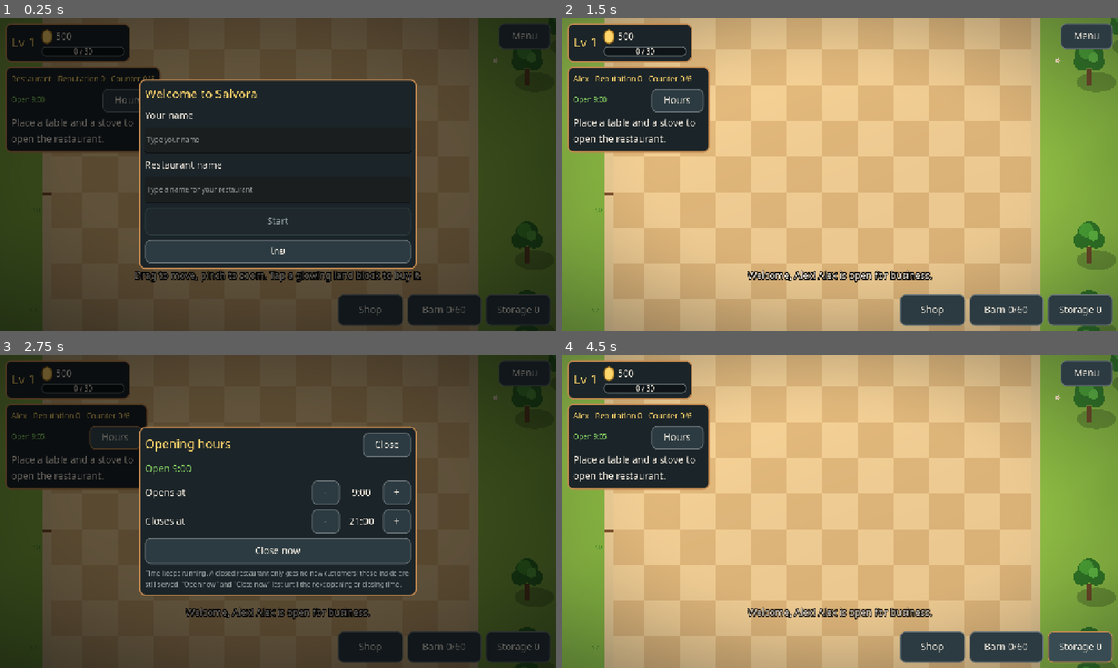
Above: before the commit, frames 1-4 (two rows, left to right).
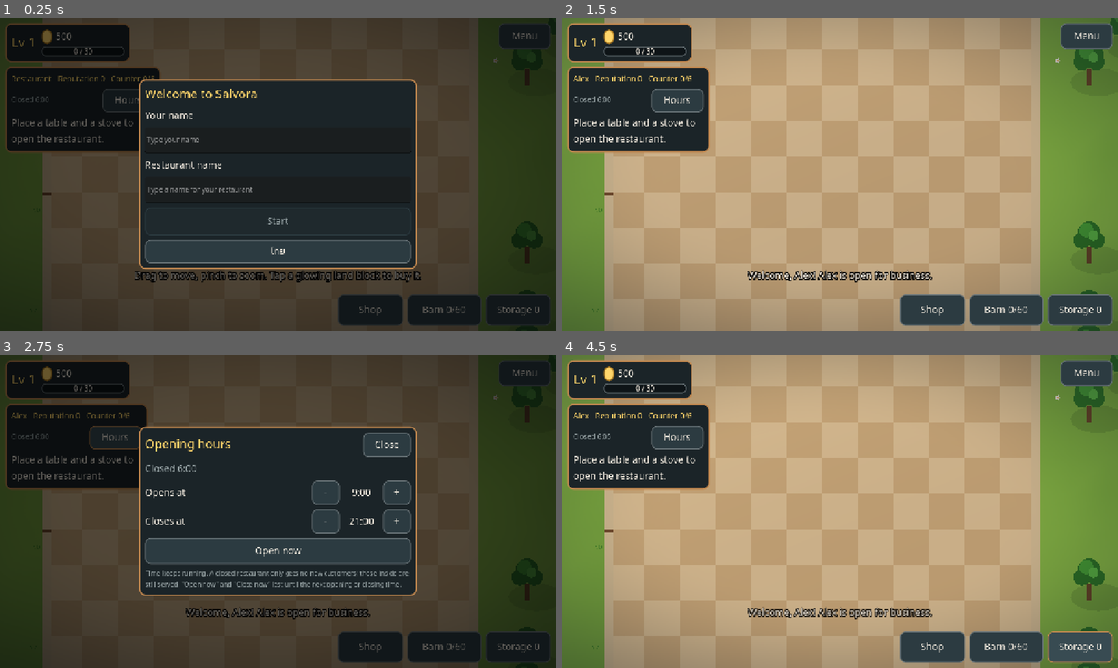
Above: after the commit, the same moments.

Repository: sakagitnat/My-game
Game: Godot game, scene res://scenes/world.tscn
The game is run twice, just before and just after one commit, with the same random seed, the same clock (stepped at 60 frames per second) and the same inputs.
Inputs (mouse positions are in pixels of both pictures, inside the frame that each line leads up to):
- Up to frame 1 (0.25 s): no input
- Up to frame 2 (1.5 s): click (840, 140) at 0.52 s; type "Alex" at 0.6 s; click (840, 190) at 0.75 s; type "Alex" at 0.83 s; click "Start" at 1.25 s
- Up to frame 3 (2.75 s): click "Hours" at 2 s
- Up to frame 4 (4.5 s): click "Shop" at 2.75 s; click "Barn 0/60" at 3.5 s; click "Storage 0" at 4.25 s

The runs differ from the first frame. In frame 1, less than 0.1% of the frame differs, in the area x 2-9%, y 25-27%; in frame 2, 71%, in the area x 2-100%, y 0-100%; in frame 3, 0.2%; in frame 4, 68%.

Commit message:
WIP (ยังไม่ทดสอบครบ ยังไม่เปิด PR): เกมใหม่เริ่ม 6:00 ร้านเปิด 9:00, ข้อความร้านปิด, เทสต์ shop_hours, แก้เทสต์ restaurant ให้ตั้งเวลา 9:30
Co-Authored-By: Claude Sonnet 5.5 <noreply@anthropic.com>
Claude-Session: https://claude.ai/code/session_017R2xVMGFyizhgT3oNq3RGh

Diff:
--- a/data/strings.json
+++ b/data/strings.json
@@ -95,7 +95,7 @@
 	"BTN_OPEN_NOW": {"en": "Open now", "th": "เปิดร้านทันที"},
 	"BTN_CLOSE_NOW": {"en": "Close now", "th": "ปิดร้านทันที"},
 	"HOURS_NOTE": {"en": "Time keeps running. A closed restaurant only gets no new customers; those inside are still serve …(249 unchanged characters)…
-	"REST_CLOSED_WAIT": {"en": "Closed: no new customers.", "th": "ร้านปิดอยู่ ไม่มีลูกค้าใหม่"},
+	"REST_CLOSED_WAIT": {"en": "Closed: no new customers until %s.", "th": "ร้านปิดอยู่ ไม่มีลูกค้าใหม่ จนถึง %s"},
 	"REST_WAITING": {"en": "Waiting for customers...", "th": "รอลูกค้า..."},
 	"BTN_SERVE": {"en": "Serve", "th": "เสิร์ฟ"},
 	"BTN_COOK": {"en": "Cook", "th": "ทำอาหาร"},
--- a/scripts/autoload/game_state.gd
+++ b/scripts/autoload/game_state.gd
@@ -75,7 +75,6 @@
 	inventory = Inventory.new(60)
 	stash.clear()
 	day_clock.reset()
-	day_clock.start_new_game()
 	shop_hours.reset()
 	player_name = ""
 	restaurant_name = ""
--- a/scripts/core/day_clock.gd
+++ b/scripts/core/day_clock.gd
@@ -25,12 +25,6 @@
 func reset() -> void:
 	t = 0.0
 	days = 0
-
-# A new game begins at 9:00 (the restaurant's default opening hour), not at the start of the morning.
-const NEW_GAME_HOUR := 9.0
-
-func start_new_game() -> void:
-	t = (NEW_GAME_HOUR - START_HOUR) / 24.0 + 0.0005
 
 func tick(delta: float) -> void:
 	t += delta * speed / DAY_SECONDS
--- a/scripts/ui/hud.gd
+++ b/scripts/ui/hud.gd
@@ -400,7 +400,7 @@
 		rest_body.add_child(ready)
 	if r.customers.is_empty():
 		var wait := Label.new()
-		wait.text = Loc.t("REST_WAITING") if is_open else Loc.t("REST_CLOSED_WAIT")
+		wait.text = Loc.t("REST_WAITING") if is_open else Loc.t("REST_CLOSED_WAIT") % ("%d:00" % GameState.shop_hours.open_hour)
 		wait.add_theme_color_override("font_color", UiTheme.MUTED)
 		rest_body.add_child(wait)
 	for c in r.customers:
--- a/tests/restaurant.gd
+++ b/tests/restaurant.gd
@@ -27,6 +27,7 @@
 	DirAccess.remove_absolute(ProjectSettings.globalize_path(gs.save_path))
 	gs.autosave = false
 	gs.reset()
+	gs.day_clock.t = 3.5 / 24.0   # 9:30: the restaurant is open (it opens at 9:00)
 	gs.level = 10
 	gs.coins = 5000
 	gs.clock_override = 1000.0
--- /dev/null
+++ b/tests/shop_hours.gd
@@ -0,0 +1,110 @@
+extends SceneTree
+
+# Opening hours: customers only come while the restaurant is open; time keeps running either way.
+var failures := 0
+
+func check(cond: bool, label: String) -> void:
+	if not cond:
+		failures += 1
+		printerr("FAIL: ", label)
+
+func _initialize() -> void:
+	call_deferred("run")
+
+func run() -> void:
+	# the schedule
+	var h := ShopHours.new()
+	check(h.open_hour == 9 and h.close_hour == 21, "default hours are 9:00 to 21:00")
+	check(not h.scheduled_open(8.9) and h.scheduled_open(9.0) and h.scheduled_open(20.9) and not h.scheduled_open(21.0), "open from 9:00 up to 21:00")
+	check(h.scheduled_open(8.9995 + 0.0004) , "a clock float a hair under 9:00 still counts as open")
+
+	# close now: lasts until the schedule next changes
+	h.force(false, 10.0)
+	check(not h.is_open(12.0) and not h.is_open(20.5), "close now keeps it closed while the schedule still says open")
+	h.refresh(21.5)
+	check(h.override == "" and not h.is_open(21.5), "the override ends when the schedule closes")
+	check(h.is_open(9.5), "next morning it opens by itself")
+
+	# open now: lasts until the schedule next changes
+	h.reset()
+	h.force(true, 7.0)
+	check(h.is_open(8.0), "open now opens it before the opening hour")
+	h.refresh(9.5)
+	check(h.override == "" and h.is_open(9.5), "at 9:00 the schedule takes over (still open)")
+	check(not h.is_open(22.0), "and it closes at 21:00 as scheduled")
+
+	# setting the hours
+	h.reset()
+	h.set_hours(10, 10, 12.0)
+	check(h.open_hour == 10 and h.close_hour == 11, "at least one hour open")
+	h.set_hours(23, 23, 12.0)
+	check(h.open_hour == 23 and h.close_hour == 24, "latest opening is 23:00, closing is 24:00 at most")
+	h.set_hours(-5, 99, 12.0)
+	check(h.open_hour == 0 and h.close_hour == 24, "hours are clamped to the day")
+	h.reset()
+	h.force(false, 10.0)
+	h.set_hours(9, 12, 13.0)   # the schedule now says closed at 13:00, unlike when it was forced
+	check(h.override == "", "changing the hours so the schedule moves past an override ends it")
+
+	# saving
+	h.reset()
+	h.set_hours(8, 20, 7.0)
+	h.force(true, 7.0)
+	var h2 := ShopHours.new()
+	h2.load_dict(h.to_dict())
+	check(h2.open_hour == 8 and h2.close_hour == 20 and h2.override == "open" and h2.is_open(7.5), "hours and override survive a save")
+	var bad := ShopHours.new()
+	bad.load_dict({"open": 30, "close": 2, "override": "banana"})
+	check(bad.open_hour == 23 and bad.close_hour == 24 and bad.override == "", "a damaged save is clamped")
+
+	# in the game
+	var gs = root.get_node("/root/GameState")
+	gs.restaurant_active = false
+	gs.ask_names = false
+	gs.use_sandbox_layouts()
+	gs.spawn_obstacles = false
+	gs.save_path = "user://test_salvora_hours.json"
+	DirAccess.remove_absolute(ProjectSettings.globalize_path(gs.save_path))
+	gs.autosave = false
+	gs.reset()
+	check(is_equal_approx(gs.day_clock.hour(), 6.0) and not gs.shop_open(), "a new game starts at 6:00 and the restaurant is not open yet")
+	gs.level = 10
+	gs.coins = 5000
+	gs.place_object("restaurant", Vector2i(27, 27), "rest_table_small_01")
+	gs.place_object("restaurant", Vector2i(31, 31), "rest_stove_01")
+	var r = gs.restaurant
+	r.rng.seed = 7
+	r.arrival_timer = 0.0
+	r.tick(1.0)
+	check(r.customers.is_empty(), "no customers arrive while closed")
+	var t0: float = gs.day_clock.t
+	gs.day_clock.tick(10.0)
+	check(gs.day_clock.t > t0, "time keeps running while closed")
+	gs.day_clock.t = 3.5 / 24.0   # 9:30
+	check(gs.shop_open(), "open at 9:30")
+	r.arrival_timer = 0.0
+	r.tick(0.01)
+	check(r.customers.size() == 1, "a customer arrives while open")
+	var inside: int = r.customers[0].id
+	gs.force_shop(false)
+	check(not gs.shop_open(), "close now closes it")
+	var patience_before: float = r.customers[0].patience
+	r.arrival_timer = 0.0
+	r.tick(1.0)
+	check(r.customers.size() == 1 and r.customers[0].id == inside and r.customers[0].patience < patience_before, "the customer inside stays and is served as usual, but no new one arrives")
+	gs.force_shop(true)
+	check(gs.shop_open(), "open now opens it again")
+	gs.set_shop_hours(8, 20)
+	check(gs.shop_hours.open_hour == 8 and gs.shop_hours.close_hour == 20, "the player sets the hours")
+	check(gs.save_game(), "saves")
+	gs.reset()
+	check(gs.shop_hours.open_hour == 9, "reset brings the default hours back")
+	check(gs.load_game() and gs.shop_hours.open_hour == 8 and gs.shop_hours.close_hour == 20, "the hours come back from the save")
+
+	DirAccess.remove_absolute(ProjectSettings.globalize_path(gs.save_path))
+	if failures == 0:
+		print("PASS: shop hours (schedule, open/close now, closed = no new customers, saves)")
+		quit(0)
+	else:
+		printerr("%d check(s) failed" % failures)
+		quit(1)
Not shown, added: scripts/core/shop_hours.gd.uid
Not shown, added: tests/footprint.gd.uid
